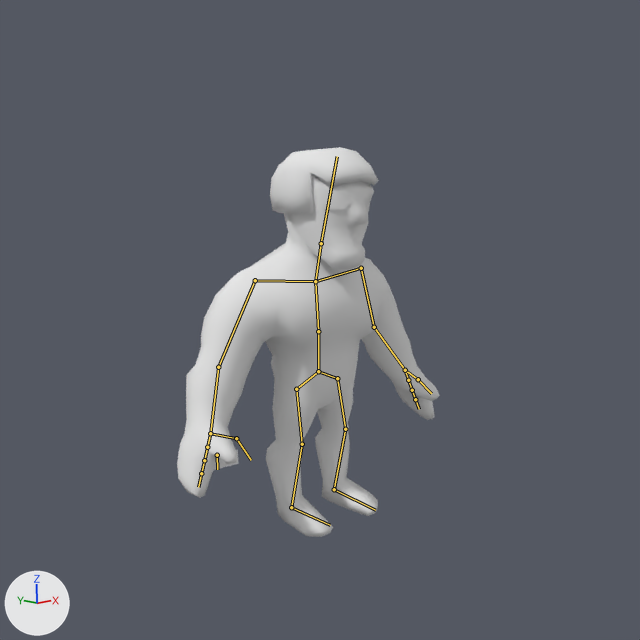
The Blender file Assets/Art/Models/Torcedor.blend as it was, and as the next commit left it.
Rendered twice from the file's camera 'Camera'. Arrows for +X, +Y and +Z are at lower left; the lights stay in place. The bones that bend it are drawn over the model as lines.

In view in the first picture: 'Cartaz.001', 'Player.001', 'Torcedor'.
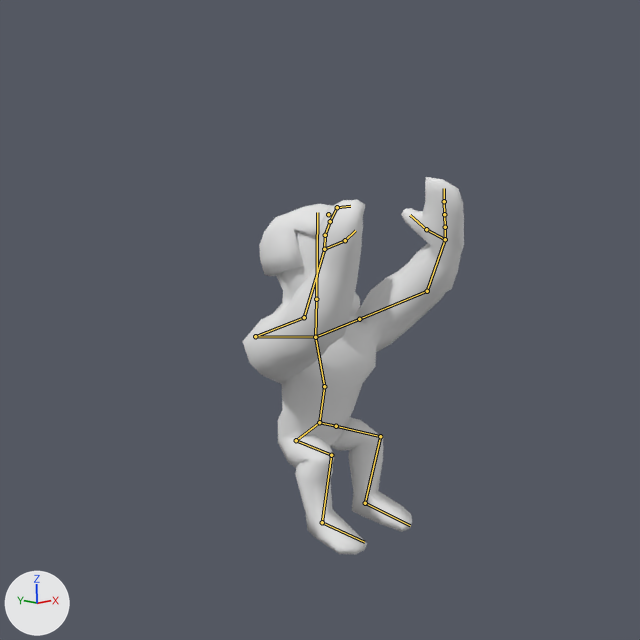
The newer file adds an action. The first version stands in its rest pose; the second is drawn at frame 10 of the action 'SitCheering'.

Changed parts and their boxes (x1, y1, x2, y2) in the pictures (640 x 640 px):
'Torcedor', posed (16% narrower)
    before: (177, 176, 440, 537)
    after: (243, 177, 464, 555)
'Player.001', posed
    before: (270, 147, 379, 214)
    after: (259, 204, 332, 276)
'Cartaz.001', posed (not visible afterwards)
    before: (214, 450, 238, 470)
bone 'Torso', root to tip
    before: (318, 371) to (318, 331)
    after: (319, 422) to (324, 386)
bone 'Chest', root to tip
    before: (318, 331) to (315, 281)
    after: (324, 386) to (315, 337)
bone 'Head', root to tip
    before: (321, 243) to (337, 156)
    after: (316, 299) to (317, 212)
bone 'Shoulder.L', root to tip
    before: (315, 281) to (361, 268)
    after: (315, 337) to (359, 319)
bone 'Shoulder.R', root to tip
    before: (315, 281) to (255, 280)
    after: (315, 337) to (255, 336)
bone 'Finger.2.R', root to tip
    before: (207, 447) to (204, 460)
    after: (325, 235) to (330, 221)
bone 'Finger.3.R', root to tip
    before: (204, 460) to (201, 473)
    after: (330, 221) to (337, 207)
bone 'Finger.4.R', root to tip
    before: (201, 473) to (198, 487)
    after: (337, 207) to (350, 206)
bone 'Cartaz', root to tip
    before: (217, 455) to (217, 469)
    after: (328, 214) to (328, 214)
bone 'Thumb.1.R', root to tip
    before: (210, 433) to (236, 438)
    after: (324, 249) to (345, 240)
bone 'Thumb.2.R', root to tip
    before: (236, 438) to (251, 460)
    after: (345, 240) to (355, 230)

The change in detail:
Bone 'Torso' (bone_torso) moves from (0.0, 0.0, 0.0) to (0.0, -1.0, 0.0).
Bone 'Torso' (bone_torso) turns from (0, 0, 0) to (12, 0, 1) degrees about its own x, y and z.
Bone 'Chest' (bone_chest) turns from (0, 0, 0) to (-23, 0, -2) degrees about its own x, y and z.
Bone 'Head' (bone_head) turns from (0, 0, 0) to (-3, 0, 0) degrees about its own x, y and z.
Bone 'Shoulder.L' (bone_shoulder_l) turns from (0, 0, 0) to (2, 0, 0) degrees about its own x, y and z.
Bone 'Shoulder.R' (bone_shoulder_r) turns from (0, 0, 0) to (2, 0, 0) degrees about its own x, y and z.
Bone 'IK.Hand.L' (bone_ik_hand_l) moves from (0.0, 0.0, 0.0) to (-0.7, -1.55, 2.86).
Bone 'IK.Hand.L' (bone_ik_hand_l) turns from (0, 0, 0) to (-161, -46, 1) degrees about its own x, y and z.
Bone 'IK.Hand.R' (bone_ik_hand_r) moves from (0.0, 0.0, 0.0) to (1.08, -1.58, 2.98).
Bone 'IK.Hand.R' (bone_ik_hand_r) turns from (0, 0, 0) to (-160, 11, -7) degrees about its own x, y and z.
Bone 'Finger.2.R' (bone_finger_2_r) turns from (0, 0, 0) to (-19, -2, 6) degrees about its own x, y and z.
Bone 'Finger.3.R' (bone_finger_3_r) turns from (0, 0, 0) to (-7, -1, 2) degrees about its own x, y and z.
Bone 'Finger.4.R' (bone_finger_4_r) turns from (0, 0, 0) to (-60, 2, 20) degrees about its own x, y and z.
Bone 'Cartaz' (bone_cartaz) moves from (0.0, 0.0, 0.0) to (0.2, -0.08, -0.74).
Bone 'Cartaz' (bone_cartaz) is rescaled from (1.0, 1.0, 1.0) to (0.01, 0.01, 0.01).
Bone 'Thumb.1.R' (bone_thumb_1_r) turns from (0, 0, 0) to (-15, 2, 41) degrees about its own x, y and z.
Bone 'Thumb.2.R' (bone_thumb_2_r) turns from (0, 0, 0) to (34, 10, 16) degrees about its own x, y and z.
Bone 'IK.Foot.R' (bone_ik_foot_r) moves from (0.0, 0.0, 0.0) to (0.0, -0.87, 0.0).
Bone 'IK.Foot.L' (bone_ik_foot_l) moves from (0.0, 0.0, 0.0) to (0.0, -0.87, 0.0).
Bone 'Elbow.R' (bone_elbow_r) moves from (0.0, 0.0, 0.0) to (0.68, 2.83, 0.05).
Bone 'Elbow,L' (bone_elbow_l) moves from (0.0, 0.0, 0.0) to (-0.27, 2.83, -0.02).
